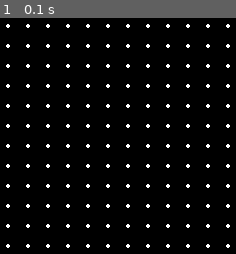
Above: before the commit, frame 1.
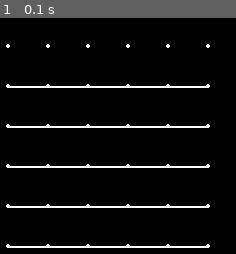
Above: after the commit, the same moment.

Repository: SleepFoxx/Dots-and-boxes
Game: pygame game, started from dots-and-boxes-pygame.py
The game is run twice, just before and just after one commit, with the same random seed, the same clock (stepped at 60 frames per second) and the same inputs.
Inputs:
- Up to frame 1 (0.1 s): no input

The runs differ from the first frame. In frame 1, 5.1% of the frame differs, in the area x 2-98%, y 2-98%.

Commit message:
verzia v tkinteri vykresluje okno ale nie text (neni dobre), pygame verzia male postupy v kontrole

Diff:
--- a/Dots-and-boxes.py
+++ b/Dots-and-boxes.py
@@ -16,50 +16,51 @@
 sirka_bodky = 0.25*velkost_hry/pocet_bodiek
 sirka_hrany = 0.1*velkost_hry/pocet_bodiek
 dialka_medzi_bodkami = velkost_hry / (pocet_bodiek)
-
+farba = 'pink'
 class Bodky_a_boxy():
     #okno hry
-    def __init__(app):
-        app.window = Tk()
-        app.window.title('Bodky_a_boxy')
-        app.canvas = Canvas(app.window, width=velkost_hry, height=velkost_hry).pack()
-        app.window.bind('<Button-1>', app.click)
-        app.hrac1_zacina = True
-        app.refresh_board()
-        app.hrat_znovu()
-
-    def hrat_znovu(app):
-        app.refresh_board()
-        app.status_hry = np.zeros(shape=(pocet_bodiek - 1, pocet_bodiek -1))
-        app.status_riadku = np.zeros(shape=(pocet_bodiek, pocet_bodiek - 1))
-        app.status_stlpca = np.zeros(shape=(pocet_bodiek - 1, pocet_bodiek))
-
-
-        app.hrac1_zacina = not app.hrac1_zacina
-        app.hrac1_kolo = not app.hrac1_zacina
-        app.reset_board = False
-        app.turntext_handle = []
-
-        app.already_marked_boxes = []
-        app.display_turn_text()
-
-    def mainloop(app):
-        app.window.mainloop()
+    def __init__(self):
+        self.window = Tk()
+        self.window.title = "Ceruzka_a_papier"
+        self.canvas = Canvas(self.window, width=velkost_hry, height=velkost_hry)
+        self.canvas.pack()
+        self.window.bind('<Button-1>', self.klik)
+        self.hrac1_zacina = True
+        self.obnov_hru()
+        self.hrat_znovu()
+
+    def hrat_znovu(self):
+        self.obnov_hru()
+        self.status_hry = np.zeros(shape=(pocet_bodiek - 1, pocet_bodiek -1))
+        self.status_riadku = np.zeros(shape=(pocet_bodiek, pocet_bodiek - 1))
+        self.status_stlpca = np.zeros(shape=(pocet_bodiek - 1, pocet_bodiek))
+
+
+        self.hrac1_zacina = not self.hrac1_zacina
+        self.hrac1_kolo = not self.hrac1_zacina
+        self.obnov_hru = False
+        self.turntext_handle = []
+
+        self.je_miesto_zabrate = []
+        self.dalsie_kolo()
+
+    def mainloop(self):
+        self.window.mainloop()
 
         #vsetky logicke funkcie hry
-    def je_miesto_zabrate(app, logicka_pozicia, typ):
+    def je_miesto_zabrate(self, logicka_pozicia, typ):
         r = logicka_pozicia[0]
         c = logicka_pozicia[1]
         zabrane = True
 
-        if typ == 'riadok' and app.status_riadku[c][r] == 0:
+        if typ == 'riadok' and self.status_riadku[c][r] == 0:
             zabrane = False
-        if typ == 'stlpec' and app.status_stlpca[c][r] == 0:
+        if typ == 'stlpec' and self.status_stlpca[c][r] == 0:
             zabrane = False
 
         return zabrane
-    def zmenit_obrys_na_logicku_poziciu(app, obrys_pozicia):
-        obrys_pozicia = np.array(logicka_pozicia)
+    def zmenit_obrys_na_logicku_poziciu(self, obrys_pozicia):
+        obrys_pozicia = np.array(obrys_pozicia)
         pozicia = (obrys_pozicia - dialka_medzi_bodkami/4)//(dialka_medzi_bodkami/2)
 
         typ = False
@@ -75,38 +76,38 @@
             logicka_pozicia = [r, c]
             typ = 'stlpec'
         return logicka_pozicia, typ
-    def oznacenie_boxu(app):
-        boxy = np.argwhere(app.status_hry == -4) #zistenie nenulovych miest(zabratych)
+    def oznacenie_boxu(self):
+        boxy = np.argwhere(self.status_hry == -4) #zistenie nenulovych miest(zabratych)
         for box in boxy:
-            if list(box) not in app.je_miesto_zabrate and list(box) !=[]:
-                app.je_miesto_zabrate.append(list(box))
+            if list(box) not in self.je_miesto_zabrate and list(box) !=[]:
+                self.je_miesto_zabrate.append(list(box))
                 farba = hrac1_farba_svetla
-                app.shade_box(box, farba)
-        boxy = np.argwhere(app.status_hry == 4)
+                self.shade_box(box, farba)
+        boxy = np.argwhere(self.status_hry == 4)
         for box in boxy:
-            if list(box) not in app.je_miesto_zabrate and list(box) !=[]:
+            if list(box) not in self.je_miesto_zabrate and list(box) !=[]:
                 farba = hrac2_farba_svetla
-                app.shade_box(box, farba)
-    def aktualizovat_plochu(app, typ, logicka_pozicia):
+                self.shade_box(box, farba)
+    def aktualizovat_plochu(self, typ, logicka_pozicia):
         r = logicka_pozicia[0]
         c = logicka_pozicia[1]
         val = 1
-        if app.hrac1_kolo:
+        if self.hrac1_kolo:
             val =- 1
         if c < (pocet_bodiek-1) and r < (pocet_bodiek-1):
-            app.status_hry[c][r] += val
+            self.status_hry[c][r] += val
         if typ == 'riadok':
-            app.status_riadku[c][r] = 1
+            self.status_riadku[c][r] = 1
             if c >= 1:
-                app.status_hry[c-1][r] += val
+                self.status_hry[c-1][r] += val
         elif type == 'stlpec':
-            app.status_stlpca[c][r] = 1
+            self.status_stlpca[c][r] = 1
             if r >= 1:
-                app.status_hry[c][r-1] += val
-    def koniec_hry(app):
-        return (app.status_riadku == 1).all() and (app.status_stlpca == 1).all()
-
-    def nakresli_okraj(app, typ, logicka_pozicia):
+                self.status_hry[c][r-1] += val
+    def koniec_hry(self):
+        return (self.status_riadku == 1).all() and (self.status_stlpca == 1).all()
+
+    def nakresli_okraj(self, typ, logicka_pozicia):
         if typ == 'riadok':
             zaciatok_x = dialka_medzi_bodkami /2 + logicka_pozicia[0]*dialka_medzi_bodkami
             koniec_x = zaciatok_x + dialka_medzi_bodkami
@@ -118,82 +119,112 @@
             zaciatok_x = dialka_medzi_bodkami / 2 + logicka_pozicia[0] * dialka_medzi_bodkami
             koniec_x = zaciatok_x
 
-        if app.hrac1_kolo:
+        if self.hrac1_kolo:
             farba = hrac1_farba
         else:
             farba = hrac2_farba
-        app.canvas.create_line(zaciatok_x, zaciatok_y, koniec_x, koniec_y, fill=farba, width=sirka_hrany)
-
-        def zobraz_koniec_hry(app):
-            hrac1_skore = len(np.argwhere(app.status_hry == 4))
-            hrac2_skore = len(np.argwhere(app.status_hry == 4))
-
-            if hrac1_skore > hrac2_skore:
-                #vyhral hrac 1
-                text = "Vyhral hrac 1"
-                color = hrac1_farba
-            elif hrac1_skore < hrac2_skore:
-                #vyhral hrac 2
-                text = "Vyhral hrac 2"
-                color = hrac2_farba
-            else:
-                text = "Je to remiza"
-                color = 'black'
-
-            app.canvas.delete("all")
-            app.canvas.create_text(velkost_hry / 2, velkost_hry / 2, font="comic sans-serif", fontsize=50, text=text, color=color)
+        self.canvas.create_line(zaciatok_x, zaciatok_y, koniec_x, koniec_y, fill=farba, width=sirka_hrany)
+
+    def zobraz_koniec_hry(self):
+        hrac1_skore = len(np.argwhere(self.status_hry == 4))
+        hrac2_skore = len(np.argwhere(self.status_hry == 4))
+
+        if hrac1_skore > hrac2_skore:
+            #vyhral hrac 1
+            text = "Vyhral hrac 1"
+            color = hrac1_farba
+        elif hrac1_skore < hrac2_skore:
+            #vyhral hrac 2
+            text = "Vyhral hrac 2"
+            color = hrac2_farba
+        else:
+            text = "Je to remiza"
+            color = 'black'
+
+            self.canvas.delete("all")
+            self.canvas.create_text(velkost_hry / 2, velkost_hry / 2, font="cmr 60 bold", text=text, color=color)
 
             text_skore = "Skore \n"
-            app.canvas.create_text(velkost_hry / 2, 5*velkost_hry / 8, font="comic sans-serif", fontsize=50, text=skore_text, fill= zelena)
+            self.canvas.create_text(velkost_hry / 2, 5*velkost_hry / 8, font="cmr 40 bold", text=skore_text, fill= zelena)
 
 
             skore_text = 'Hrac 1: ' + str(hrac1_skore) + '\n'
             skore_text += 'Hrac 2' + str(hrac2_skore) + '\n'
-            app.canvas.create_text(velkost_hry / 2, 3 * velkost_hry / 4, font="comic sans-ser", fill=zelena)
-
-            app.reset_board = True
+            self.canvas.create_text(velkost_hry / 2, 3 * velkost_hry / 4, font="cmr 30 bold", fill=zelena)
+
+            self.reset_board = True
 
             skore_text = "Klikni pre dalsiu hru \n"
-            app.canvas.create_text(velkost_hry / 2, 15 * velkost_hry / 16, font="comic sans-ser", fill='gray')
-
-
-        def obnov_hru(app):
-            for i in range(pocet_bodiek):
-                x = i * dialka_medzi_bodkami + dialka_medzi_bodkami /2,
-                app.canvas.create_line(x, dialka_medzi_bodkami/2, x, velkost_hry - dialka_medzi_bodkami/2, fill='gray', dash=(2, 2))
-                app.canvas.create_line(dialka_medzi_bodkami/2, x, velkost_hry - dialka_medzi_bodkami/2, x, fill='gray', dash=(2, 2))
-
-            for i in range(pocet_bodiek):
-                for y in range(pocet_bodiek):
-                    zaciatok_x = i * dialka_medzi_bodkami + dialka_medzi_bodkami/2
-                    koniec_x = j * dialka_medzi_bodkami + dialka_medzi_bodkami/2
-                    app.canvas.create_oval(zaciatok_x-sirka_bodky/2, koniec_x-sirka_bodky/2, zaciatok_x+sirka_bodky/2, koniec_x + sirka_bodky/2, fill=farba_bodky, outline=farba_bodky)
-
-
-        def dalsie_kolo(app):
-            text = "Dalsie kolo"
-            if app.hrac1_kolo:
-                text += "Hrac 1"
-                color = hrac1_farba
+            self.canvas.create_text(velkost_hry / 2, 15 * velkost_hry / 16, font="cmr 2o bold", fill='gray')
+
+
+    def obnov_hru(self):
+        for i in range(pocet_bodiek):
+            x = i * dialka_medzi_bodkami + dialka_medzi_bodkami /2,
+            self.canvas.create_line(x, dialka_medzi_bodkami/2, x,
+             velkost_hry - dialka_medzi_bodkami/2, fill='gray')
+            self.canvas.create_line(dialka_medzi_bodkami/2, x,
+             velkost_hry - dialka_medzi_bodkami/2, x, fill='gray')
+
+        for i in range(pocet_bodiek):
+            for y in range(pocet_bodiek):
+                zaciatok_x = i * dialka_medzi_bodkami + dialka_medzi_bodkami/2
+                koniec_x = y * dialka_medzi_bodkami + dialka_medzi_bodkami/2
+                self.canvas.create_oval(zaciatok_x-sirka_bodky/2, koniec_x-sirka_bodky/2, zaciatok_x+sirka_bodky/2, koniec_x + sirka_bodky/2, fill=farba_bodky, outline=farba_bodky)
+
+
+    def dalsie_kolo(self):
+        text = "Dalsie kolo"
+        if self.hrac1_kolo:
+            text += "Hrac 1"
+            color = hrac1_farba
+        else:
+            text += "Hrac 2"
+            color = hrac2_farba
+
+        self.canvas.delete(self.turntext_handle)
+        self.turntext_handle = self.canvas.create_text(velkost_hry - 5*len(text), velkost_hry - dialka_medzi_bodkami/8, font="cmr 15 bold", text=text, fill = farba)
+
+    def tien(self):
+        zaciatok_x = dialka_medzi_bodkami /2 + box[1] * dialka_medzi_bodkami + sirka_hrany/2
+        zaciatok_y = dialka_medzi_bodkami /2 + box[0] * dialka_medzi_bodkami + sirka_hrany/2
+        koniec_x = zaciatok_x + dialka_medzi_bodkami - sirka_hrany
+        koniec_y = zaciatok_y + dialka_medzi_bodkami - sirka_hrany
+        self.canvas.create_rectangle(zaciatok_x, zaciatok_y, koniec_x, koniec_y, fill=farba, outline='')
+
+    def zobraz_kolo(self):
+        text = "Dalsie kolo: "
+        if self.hrac1_kolo:
+            text += "Hrac 1"
+            color = hrac1_farba
+        else:
+            text += "Hrac 2"
+            color = hrac2_farba
+
+        self.canvas.delete(self.turntext_handle)
+        self.turntext_handle = self.canvas.create_text(velkost_hry - 5*len(text), velkost_hry - dialka_medzi_bodkami/8, font="cmr 15 bold", text=text, fill=color)
+
+
+    def klik(self, event):
+        if not self.obnov_hru:
+            grid_pozicia = [event.x, event.y]
+            logicka_pozicia, spravny_input = self.zmenit_obrys_na_logicku_poziciu(grid_pozicia)
+            if spravny_input and not self.je_miesto_zabrate(logicka_pozicia, spravny_input):
+                self.aktualizovat_plochu(spravny_input, logicka_pozicia)
+                self.nakresli_okraj(spravny_input, logicka_pozicia)
+                self.oznacenie_boxu()
+                self.obnov_hru()
+                self.hrac1_kolo = not self.hrac1_kolo
+
+                if self.koniec_hry():
+                    self.canvas.delete("all")
+                    self.zobraz_koniec_hry()
+                else:
+                    self.zobraz_kolo()
             else:
-                text += "Hrac 2"
-                color = hrac2_farba
-
-            app.canvas.delete(app.turntext_handle)
-            app.turntext_handle = app.canvas.create_text(velkost_hry - 5*len(text), velkost_hry - dialka_medzi_bodkami/8, font="comic sans-serif", text=text, fill=farba)
-
-        def tien(app):
-            zaciatok_x = dialka_medzi_bodkami /2 + box[1] * dialka_medzi_bodkami + sirka_hrany/2
-            zaciatok_y = dialka_medzi_bodkami /2 + box[0] * dialka_medzi_bodkami + sirka_hrany/2
-            koniec_x = zaciatok_x + dialka_medzi_bodkami - sirka_hrany
-            koniec_y = zaciatok_y + dialka_medzi_bodkami - sirka_hrany
-            app.canvas.create_rectangle(zaciatok_x, zaciatok_y, koniec_x, koniec_y, fill=farba, outline='')
-
-        def zobraz_kolo(app):
-            text = "Dalsie kolo: "
-            if app.hrac1_kolo:
-                text += "Hrac 1"
-                color = hrac1_farba
-            else:
-                text += "Hrac 2"
-                color = hrac2_farba
+                self.canvas.delete("all")
+                self.hrat_znovu()
+                self.obnov_hru = False
+
+hra = Bodky_a_boxy()
+hra.mainloop()
--- a/dots-and-boxes-pygame.py
+++ b/dots-and-boxes-pygame.py
@@ -2,7 +2,7 @@
 import pygame
 #rozmery hry
 obrazovka = sirka, vyska = 300, 300
-velkost_boxov = 20
+velkost_boxov = 40
 padding = 20
 riadky = stlpce = (sirka - 4*padding) // velkost_boxov
 print(riadky, stlpce)
@@ -21,7 +21,7 @@
         self.r = r
         self.c = c
         self.index = self.r * riadky + self.c
-        self.rect = pygame.Rect((c*velkost_boxov + 2*padding, r*velkost_boxov + 3*padding, velkost_boxov, velkost_boxov))
+        self.rect = pygame.Rect((self.c*velkost_boxov + 2*padding, r*velkost_boxov + 3*padding, velkost_boxov, velkost_boxov))
 
         self.vlavo = self.rect.left
         self.hore = self.rect.top
@@ -29,15 +29,21 @@
         self.vpravo = self.rect.right
 
         self.okraj = [
-                        [(self.vlavo, self.hore), (self.vpravo, self.hore),
-                         (self.vpravo, self.hore),(self.vpravo, self.dole),
-                         (self.vpravo, self.dole),(self.vlavo, self.dole),
-                         (self.vlavo, self.dole),(self.vlavo, self.hore)
-                        ]
+                        [(self.vlavo, self.hore), (self.vpravo, self.hore)],
+                         [(self.vpravo, self.hore),(self.vpravo, self.dole)],
+                         [(self.vpravo, self.dole),(self.vlavo, self.dole)],
+                         [(self.vlavo, self.dole),(self.vlavo, self.hore)]
+
 
                     ]
-        self.strany = [False, False, False, False]
+        self.strany = [False, False, True, False]
         self.vyherca = None
+    def update(self, okno):
+        for index,  side in enumerate(self.strany):
+            if side:
+                pygame.draw.line(okno, biela, (self.okraj[index][0]),
+                                 self.okraj[index][1], 2)
+
 
 boxy = []
 for r in range(riadky):
@@ -61,14 +67,15 @@
         if event.type == pygame.MOUSEBUTTONUP:
             pozicia = None
     #vykreslenie hracej plochy
-    for c in range(riadky+1):
-        for r in range(stlpce+1):
-            pygame.draw.circle(okno, biela, (c*velkost_boxov + 2*padding, r*velkost_boxov + 2*padding), 2)
+    for r in range(riadky+1):
+        for c in range(stlpce+1):
+            pygame.draw.circle(okno, biela, (c*velkost_boxov + 2*padding, r*velkost_boxov + 3*padding), 2)
     #oznacenie miesta kliku
-    if pozicia:
-        pygame.draw.circle(okno, cervena, pozicia, 2)
+    #if pozicia:
+        #pygame.draw.circle(okno, cervena, pozicia, 2)
 
     for box in boxy:
+        box.update(okno)
         if pozicia and box.rect.collidepoint(pozicia):
             print(box.rect)
             pygame.draw.circle(okno, cervena, (box.rect.centerx, box.rect.centery), 2)
